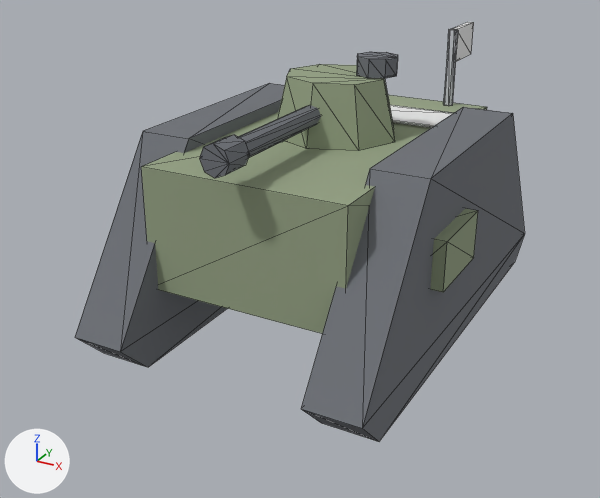
An edit to the glTF model csharp/Unciv.Godot/Packs/units/models/unit/Landship.glb, drawn before and after from the same camera.
Both versions are drawn from a camera (50 mm lens) standing at (0.605, -1.221, 0.704) and looking at (-0.029, -0.067, 0.127). Arrows for +X, +Y and +Z are at lower left; the lights stay in place. The older version comes first. Mesh edges are drawn as thin lines. Vertices at exactly the same position are counted once.

Names of what the first picture shows: 'Body', 'Part1', 'Part2'.
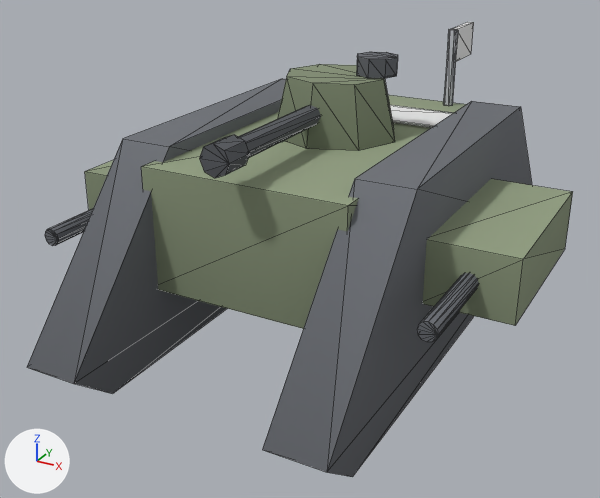
The change, as a list of edits to the scene's bpy script:
```text
Change mat_dark:
    where n0 = _N.new('ShaderNodeBsdfPrincipled'); n0.name = 'Principled BSDF'
    remove n0.inputs[0].default_value = (0.16, 0.17, 0.19, 1.0)  # 'Base Color', grey #6f7379
    add n2 = _N.new('ShaderNodeMix'); n2.name = 'Mix'
    add n2.data_type = 'RGBA'
    add n2.blend_type = 'MULTIPLY'
    add n2.inputs[0].default_value = 1.0  # 'Factor'
    add n2.inputs[7].default_value = (0.16, 0.17, 0.19, 1.0)  # 'B', grey #6f7379
    add n3 = _N.new('ShaderNodeVertexColor'); n3.name = 'Color Attribute'
    add _L.new(n2.outputs[2], n0.inputs[0])  # 'Result' to 'Base Color'
    add _L.new(n3.outputs[0], n2.inputs[6])  # 'Color' to 'A'
Change mat_olive:
    where n0 = _N.new('ShaderNodeBsdfPrincipled'); n0.name = 'Principled BSDF'
    remove n0.inputs[0].default_value = (0.3, 0.36, 0.23, 1.0)  # 'Base Color', greyish green #95a284
    add n2 = _N.new('ShaderNodeMix'); n2.name = 'Mix'
    add n2.data_type = 'RGBA'
    add n2.blend_type = 'MULTIPLY'
    add n2.inputs[0].default_value = 1.0  # 'Factor'
    add n2.inputs[7].default_value = (0.3, 0.36, 0.23, 1.0)  # 'B', greyish green #95a284
    add n3 = _N.new('ShaderNodeVertexColor'); n3.name = 'Color Attribute'
    add _L.new(n2.outputs[2], n0.inputs[0])  # 'Result' to 'Base Color'
    add _L.new(n3.outputs[0], n2.inputs[6])  # 'Color' to 'A'
Change mat_steel:
    where n0 = _N.new('ShaderNodeBsdfPrincipled'); n0.name = 'Principled BSDF'
    remove n0.inputs[0].default_value = (0.58, 0.6, 0.64, 1.0)  # 'Base Color', light grey #c8cbd1
    add n2 = _N.new('ShaderNodeMix'); n2.name = 'Mix'
    add n2.data_type = 'RGBA'
    add n2.blend_type = 'MULTIPLY'
    add n2.inputs[0].default_value = 1.0  # 'Factor'
    add n2.inputs[7].default_value = (0.58, 0.6, 0.64, 1.0)  # 'B', light grey #c8cbd1
    add n3 = _N.new('ShaderNodeVertexColor'); n3.name = 'Color Attribute'
    add _L.new(n2.outputs[2], n0.inputs[0])  # 'Result' to 'Base Color'
    add _L.new(n3.outputs[0], n2.inputs[6])  # 'Color' to 'A'
Change me_body:
    used by ob_body; location = (0.0, 0.0, 0.0)
    remove me_body.from_pydata(...)  # 124 vertices, 208 faces; spans x -0.265..0.265, y -0.4..0.4, z 0.0..0.46
    add me_body.from_pydata(...)  # 124 vertices, 208 faces; spans x -0.38..0.38, y -0.5..0.5, z 0.0..0.46
    me_body part 1: the loose piece of 12 vertices spanning x -0.245..-0.155, y -0.4..0.4, z 0.0..0.34 is scaled about its middle by (1, 1.25, 1)
    me_body part 2: the loose piece of 24 vertices spanning x -0.242..-0.218, y -0.26..-0.14, z 0.188..0.212 is scaled about its middle by (1.17, 1.67, 1.17), then moved by (-0.08, -0.06, 0.0)
    me_body part 3: the loose piece of 12 vertices spanning x 0.155..0.245, y -0.4..0.4, z 0.0..0.34 is scaled about its middle by (1, 1.25, 1)
    me_body part 4: the loose piece of 24 vertices spanning x 0.218..0.242, y -0.26..-0.14, z 0.188..0.212 is scaled about its middle by (1.17, 1.67, 1.17), then moved by (0.08, -0.06, 0.0)
    me_body part 5: the loose piece of 8 vertices spanning x -0.265..-0.195, y -0.17..-0.03, z 0.16..0.24 is scaled about its middle by (2, 2.14, 1.25), then moved by (-0.08, 0.05, 0.0)
    me_body part 6: the loose piece of 8 vertices spanning x 0.195..0.265, y -0.17..-0.03, z 0.16..0.24 is scaled about its middle by (2, 2.14, 1.25), then moved by (0.08, 0.05, 0.0)
    me_body part 7: vertex colours changed
Change me_part2:
    where me_part2.from_pydata(...)  # 32 vertices, 56 faces; spans x -0.024..0.024, y -0.175..0.15, z -0.024..0.024
    used by ob_part2; location = (0.0, -0.18, 0.37)
    me_part2 part 8: vertex colours changed
```

Changed parts and their boxes [x1, y1, x2, y2] in the pictures (600 x 498 px; the box of a moved part takes in the faces that stretch with it):
'Body', reshaped (21% wider, 8% taller): before [75, 22, 525, 442]; after [27, 22, 573, 477]
'Part1', recoloured: [277, 52, 395, 151] in both
'Part2', recoloured: [199, 105, 321, 178] in both
part 1 of me_body, moved or reshaped: before [75, 83, 285, 367]; after [27, 79, 286, 394]
part 2 of me_body, moved or reshaped (not visible before): after [45, 209, 93, 246]
part 3 of me_body, moved or reshaped: before [301, 107, 525, 442]; after [262, 101, 532, 477]
part 4 of me_body, moved or reshaped (not visible before): after [417, 273, 479, 342]
part 5 of me_body, moved or reshaped (not visible before): after [85, 160, 113, 210]
part 6 of me_body, moved or reshaped: before [430, 209, 478, 292]; after [423, 179, 573, 326]
